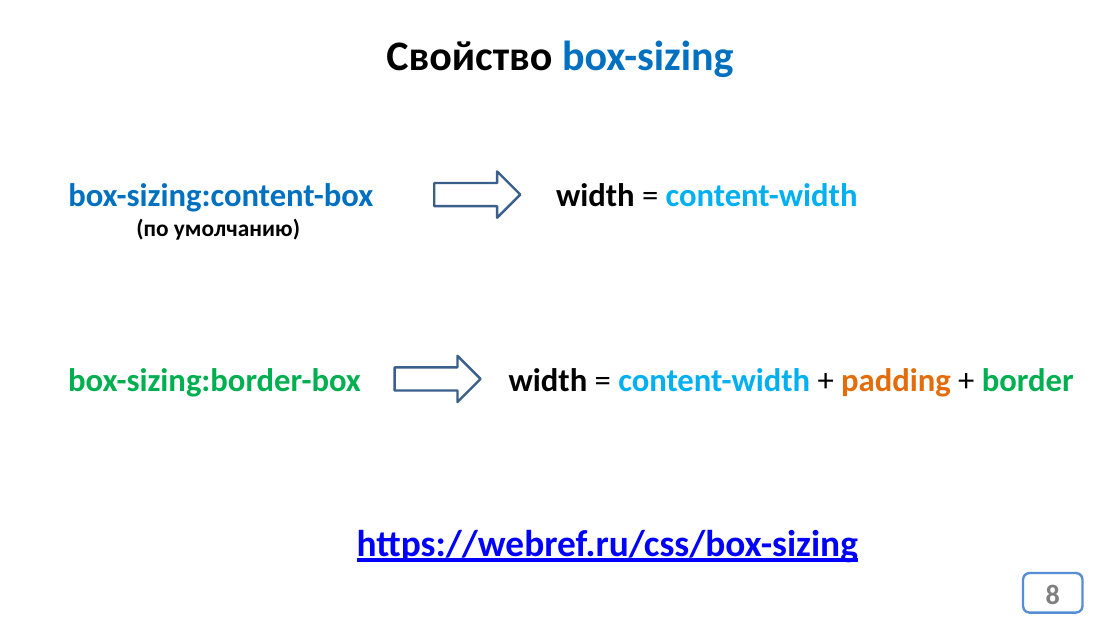
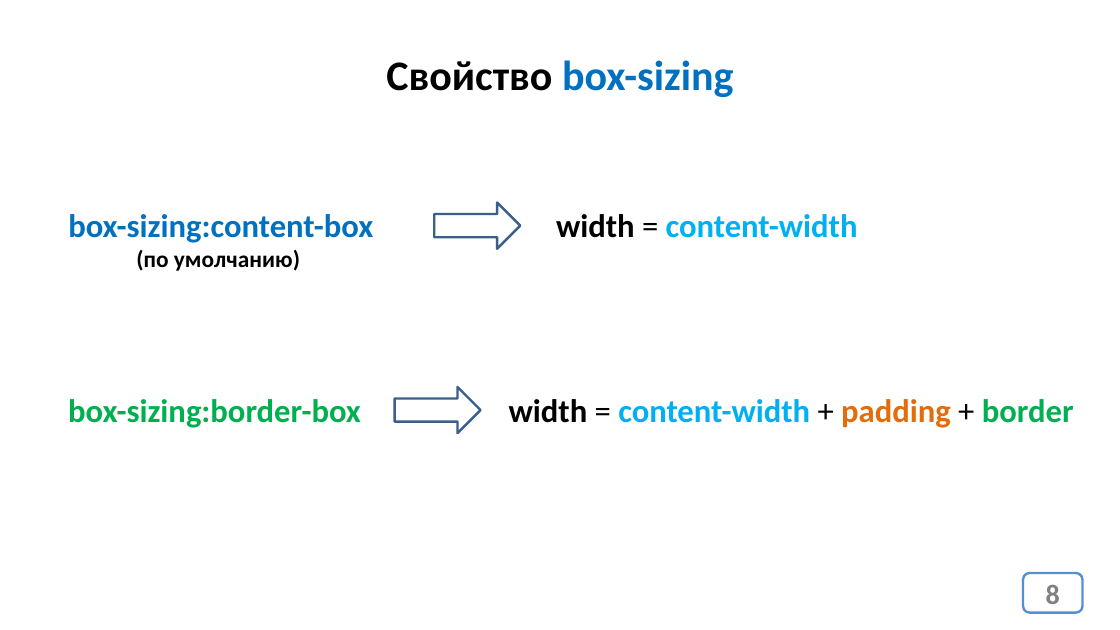
Before and after one commit to web44-ortdnipro/lesson04, a slide deck: slide 8 of lesson04.pptx. Drawn at 1120x630 pixels with LibreOffice and Linux fonts; fonts in the diff are those of the drawing. Boxes give left, top, right and bottom in pixels: in the first picture for what was removed or moved away, otherwise in the second. Text is boxed around its words. In the diff, an @@ line names an element or a change of style, - is before the commit and + after.

```diff
--- a/lesson04.pptx
+++ b/lesson04.pptx
@@ text "Свойство box-sizing": place and size @@
-text "Свойство box-sizing" at <box>386,40,733,77</box>
+text "Свойство box-sizing" at <box>386,60,733,97</box>
@@ 4 texts, 2 right arrows: place and size @@
-4 texts, 2 right arrows at <box>68,171,1074,402</box>
+4 texts, 2 right arrows at <box>68,202,1074,434</box>
@@ text removed at <box>357,529,858,563</box> @@
-https://webref.ru/css/box-sizing
```
Also in this commit, not shown: 9 other slides changed, 1 other file.
